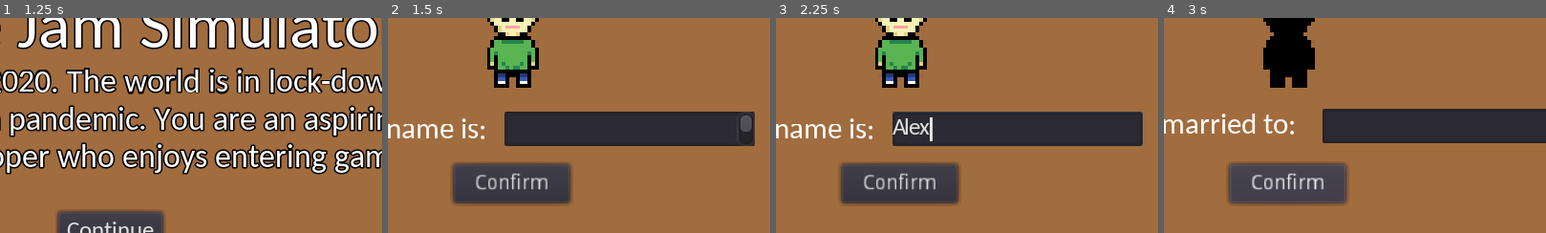
Above: before the commit, frames 1-4 (left to right).
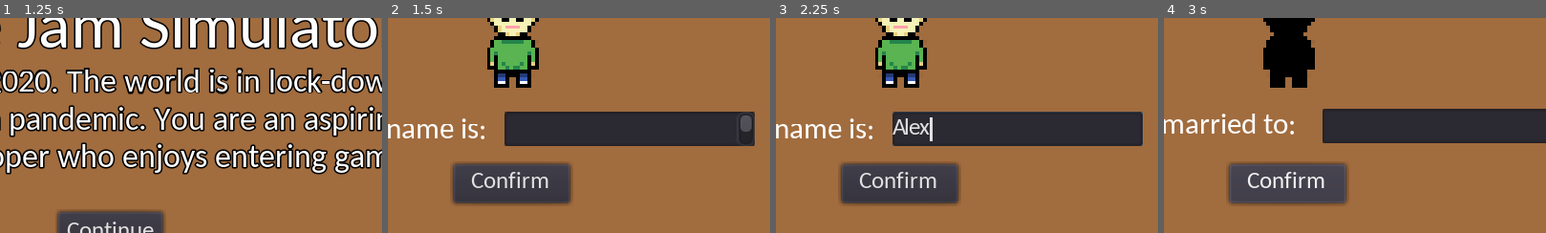
Above: after the commit, the same moments.

Repository: kevinms/godot-wild-jam-24
Game: Godot game, scene res://MainMenu.tscn
Two runs of this game, one before a commit and one after it. Both use one fixed random seed, a clock stepped at 60 frames per second and the inputs below. This scene is started directly instead of the project's main scene. The engine's default icon, where the game draws it, is replaced by a stand-in: a white triangle on a blue panel in a dark square.
Inputs (mouse positions are % of the whole screen's width and height, from its top left):
- Up to frame 1 (1.25 s): click "New Game" at 0.5 s
- Up to frame 2 (1.5 s): click "Continue" at 1.25 s
- Up to frame 3 (2.25 s): click (66, 56) at 2.02 s; type "Alex" at 2.1 s
- Up to frame 4 (3 s): click "Confirm" at 2.75 s
The pictures show only the part of the screen within x 34-84%, y 30-80%; the shares and areas given below are measured in that part.

Frame 1 is identical in both runs. In frame 2, 0.8% of the frame differs, in the area x 21-42%, y 71-80%; in frame 3, 0.8%; in frame 4, 0.8%.

Commit message:
Fixed button fonts

Diff:
--- a/MainMenu.tscn
+++ b/MainMenu.tscn
@@ -184,6 +184,7 @@
 margin_top = 100.983
 margin_right = 229.097
 margin_bottom = 126.983
+custom_fonts/font = ExtResource( 7 )
 text = "Confirm"
 __meta__ = {
 "_edit_use_anchors_": false
@@ -234,6 +235,7 @@
 margin_top = 100.983
 margin_right = 229.097
 margin_bottom = 126.983
+custom_fonts/font = ExtResource( 7 )
 text = "Confirm"
 __meta__ = {
 "_edit_use_anchors_": false
@@ -314,6 +316,7 @@
 margin_top = 209.056
 margin_right = 292.337
 margin_bottom = 235.056
+custom_fonts/font = ExtResource( 7 )
 text = "Confirm"
 __meta__ = {
 "_edit_use_anchors_": false
